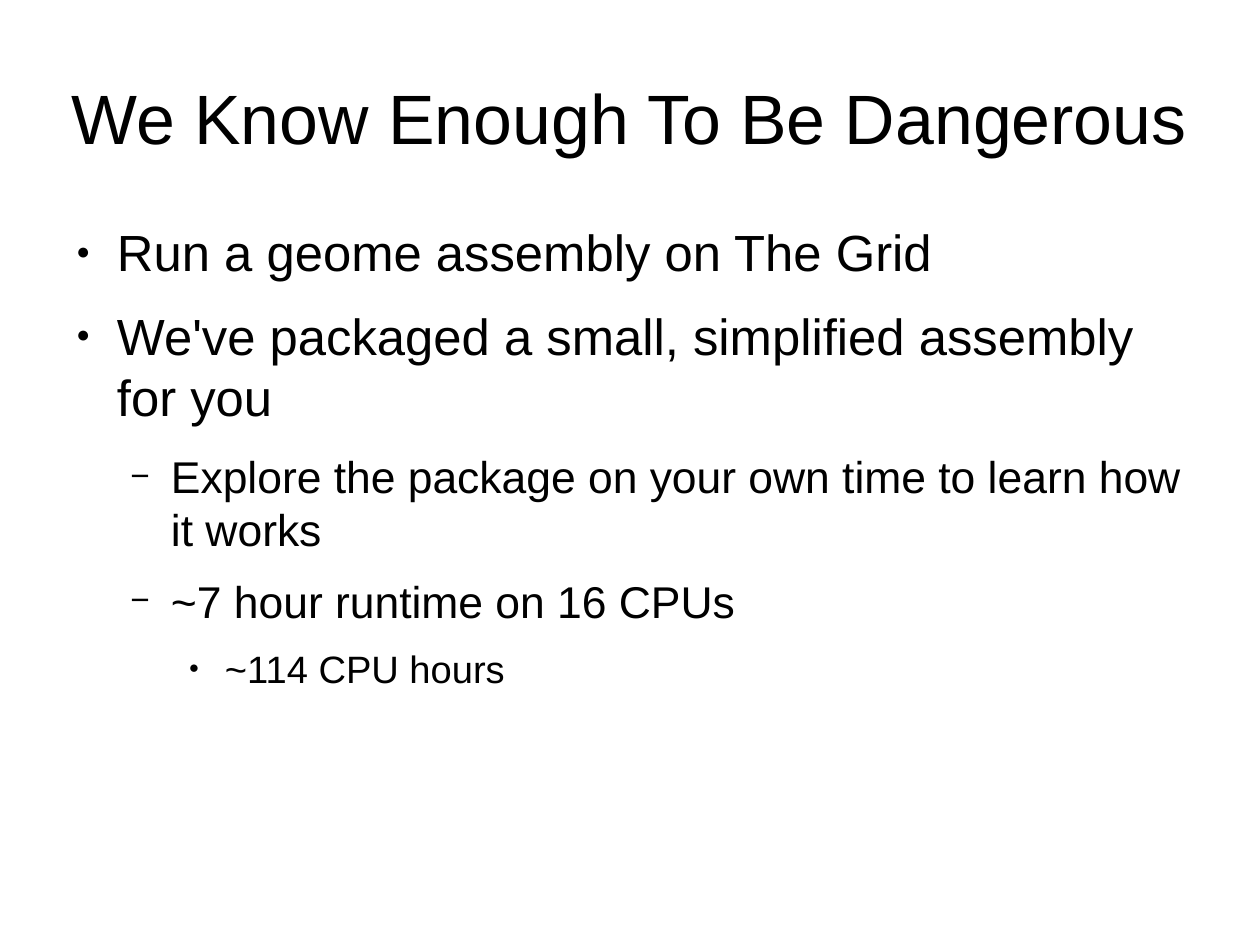
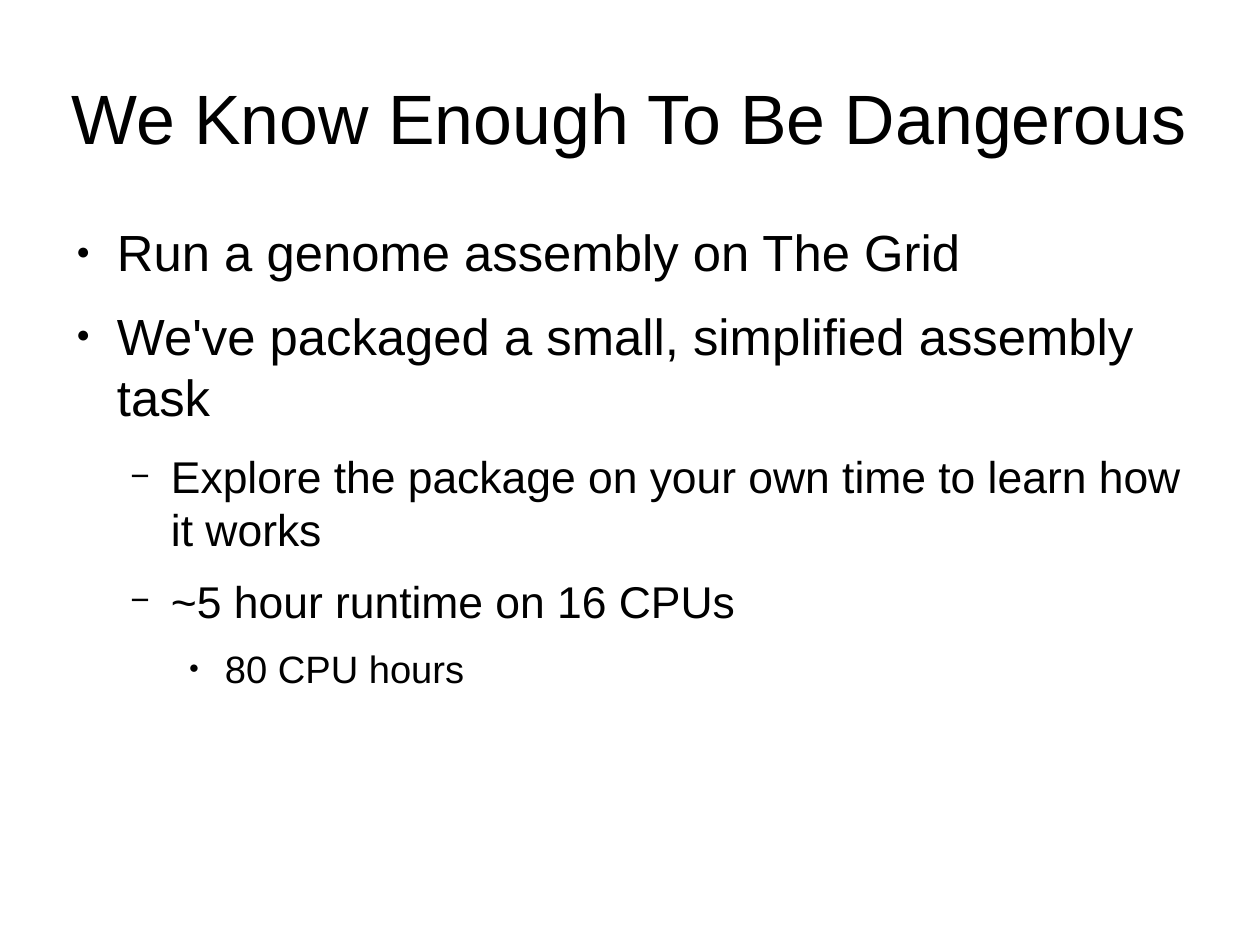
Before and after one commit to UNR-CFB/bch-709-intro-bioinformatics-2015f, a slide deck: slide 24 of day-1/doc/presentation.odp. Drawn at 1260x945 pixels with LibreOffice and Linux fonts; fonts in the diff are those of the drawing. Boxes give left, top, right and bottom in pixels: in the first picture for what was removed or moved away, otherwise in the second. Text is boxed around its words. In the diff, an @@ line names an element or a change of style, - is before the commit and + after.

```diff
--- a/day-1/doc/presentation.odp
+++ b/day-1/doc/presentation.odp
@@ text at (117,234,1134,417): text changed @@
-● Run a geome assembly on The Grid
-● We've packaged a small, simplified assembly for you
+● Run a genome assembly on The Grid
+● We've packaged a small, simplified assembly task
@@ text at (171,585,735,684): text changed @@
-  − ~7 hour runtime on 16 CPUs
-    ● ~114 CPU hours
+  − ~5 hour runtime on 16 CPUs
+    ● 80 CPU hours
```
Also in this commit, not shown: 15 other slides changed, 1 other file.
